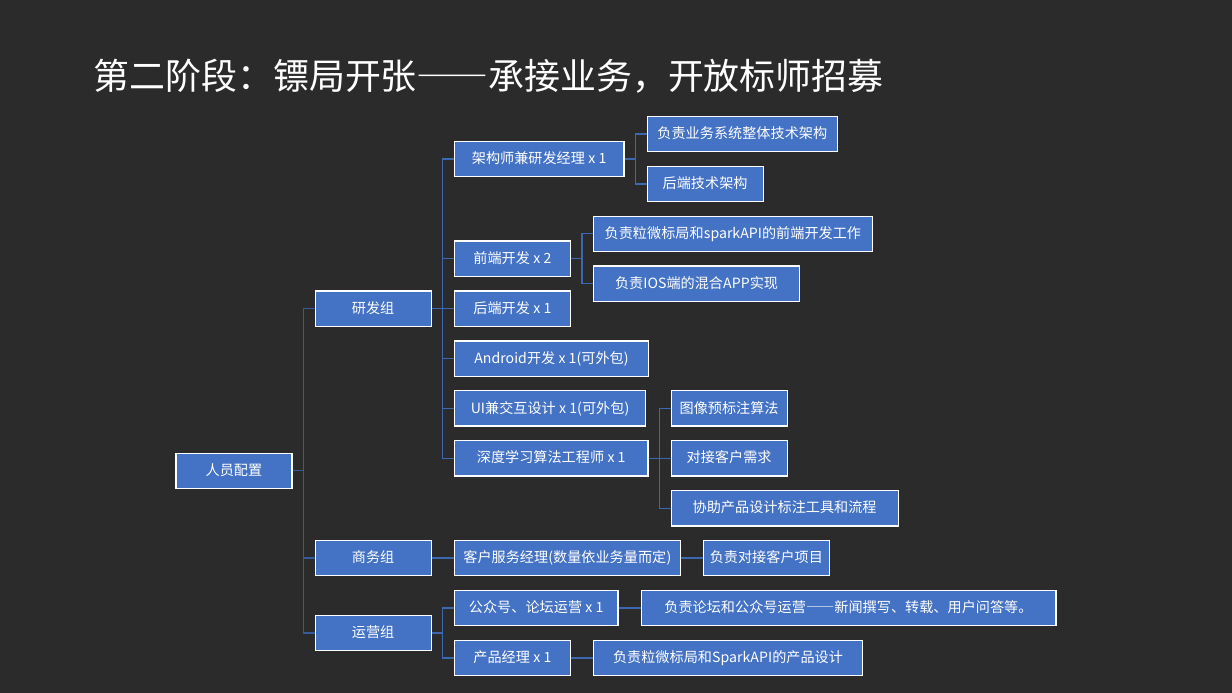
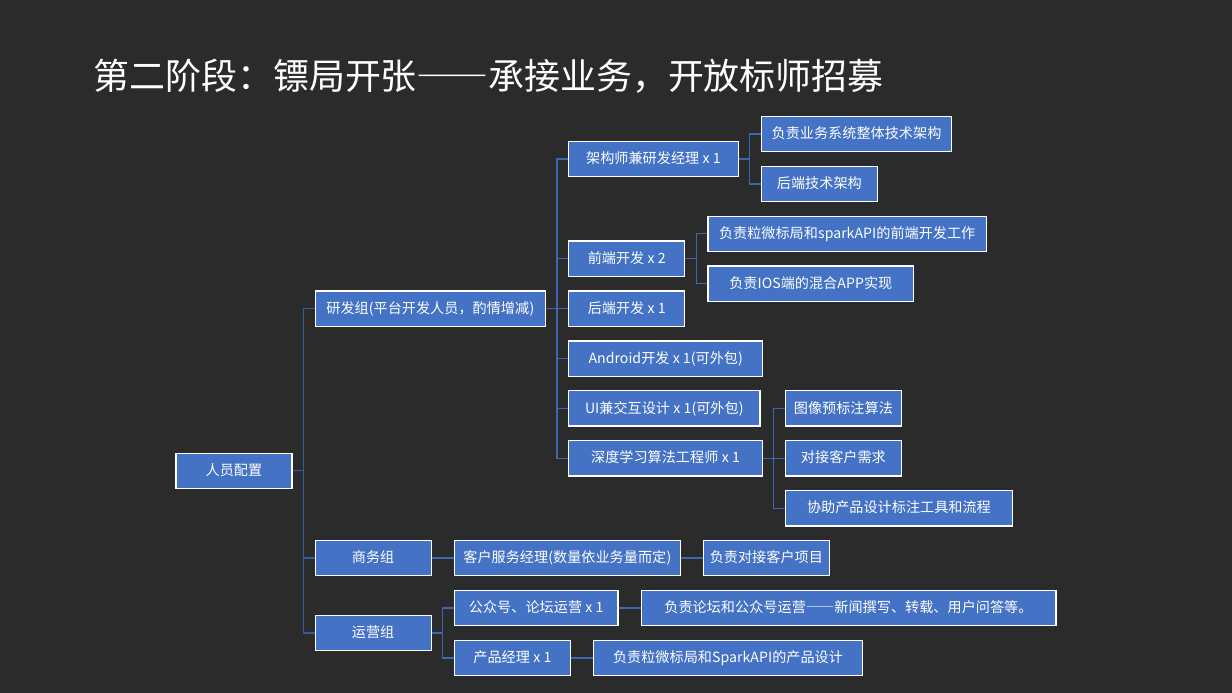
Before and after one commit to sparkapiAI/plan, a slide deck: slide 26 of SparkAPI产品规划.pptx. Drawn at 1232x693 pixels with LibreOffice and Linux fonts; fonts in the diff are those of the drawing; background and template pictures are left out; a plain dark background stands for a picture behind light text. Boxes give left, top, right and bottom in pixels: in the first picture for what was removed or moved away, otherwise in the second. Text is boxed around its words. In the diff, an @@ line names an element or a change of style, - is before the commit and + after.

```diff
--- a/SparkAPI产品规划.pptx
+++ b/SparkAPI产品规划.pptx
@@ rectangle: place and size @@
-rectangle at box(315, 291, 432, 326)
+rectangle at box(315, 291, 545, 326)
@@ text at box(326, 301, 534, 316): text changed @@
-研发组
+研发组(平台开发人员，酌情增减)
@@ 13 texts, 13 freeform shapes, 13 rectangles: place and size @@
-13 texts, 13 freeform shapes, 13 rectangles at box(432, 116, 898, 526)
+13 texts, 13 freeform shapes, 13 rectangles at box(545, 116, 1013, 526)
```
Also in this commit, not shown: 2 other slides changed, 2 other files.
